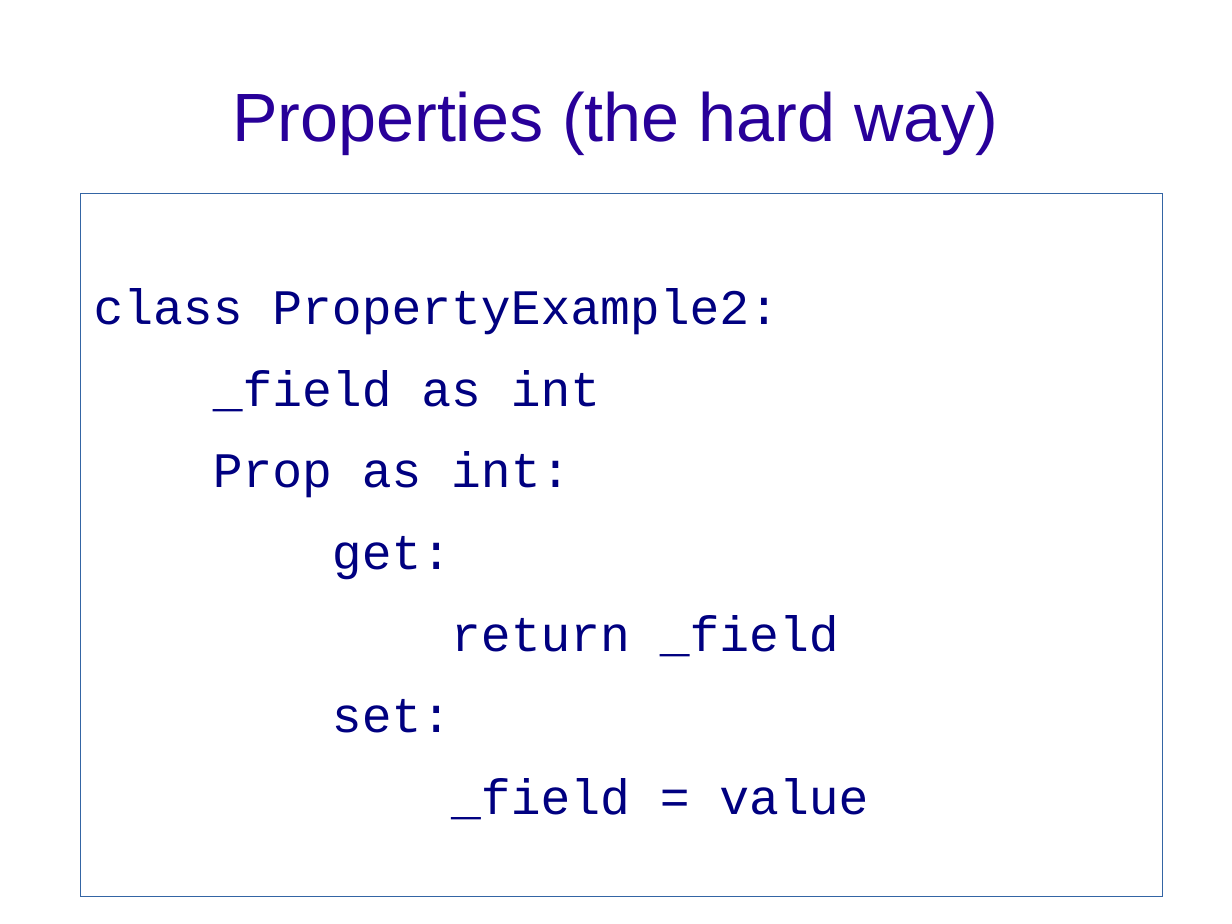
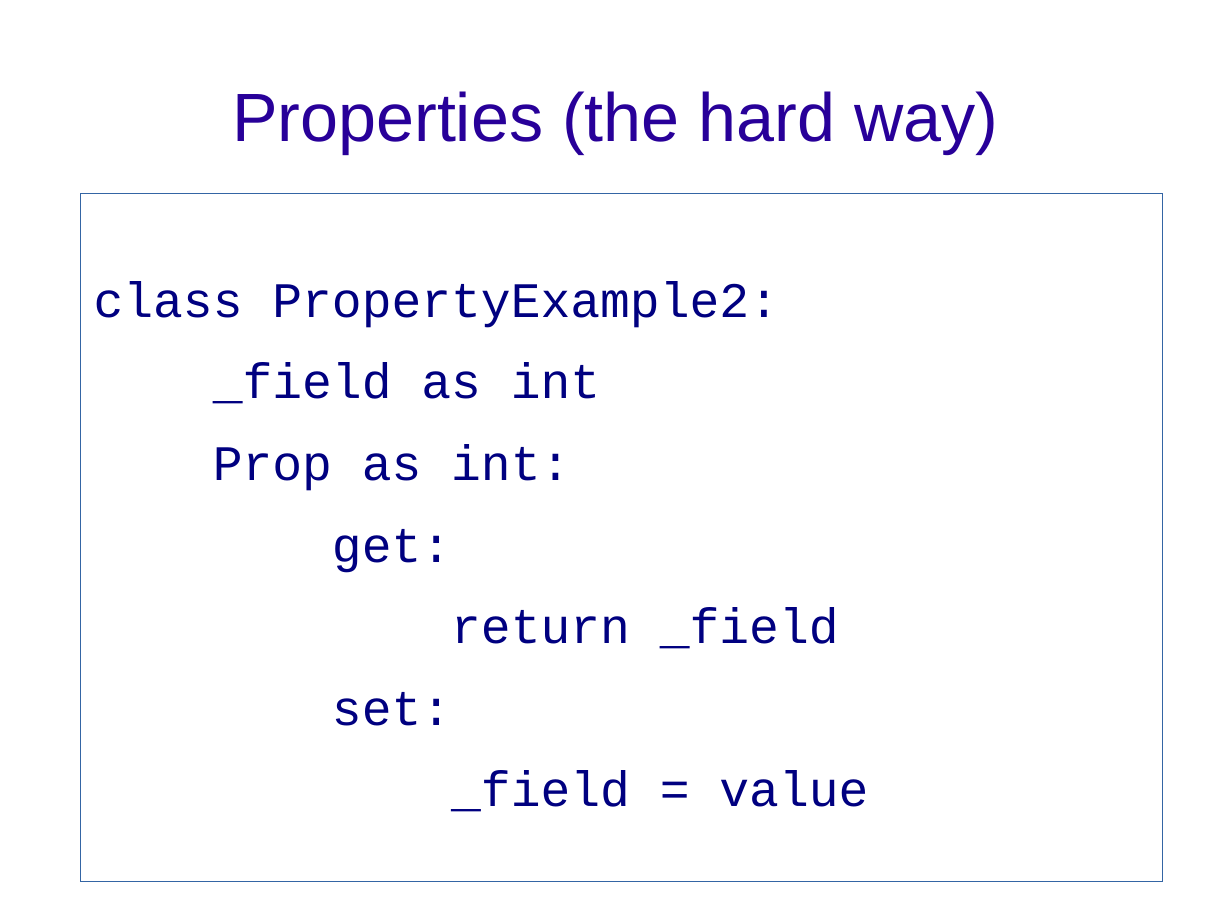
Before and after one commit to scottstephens/boo_talk, a slide deck: slide 15 of Boo.odp. Drawn at 1232x924 pixels with LibreOffice and Linux fonts; fonts in the diff are those of the drawing; background and template pictures are left out. Boxes give left, top, right and bottom in pixels: in the first picture for what was removed or moved away, otherwise in the second. Text is boxed around its words. In the diff, an @@ line names an element or a change of style, - is before the commit and + after.

```diff
--- a/Boo.odp
+++ b/Boo.odp
@@ text "class PropertyExample2:": place and size @@
-text "class PropertyExample2:" at [80, 193, 1163, 908]
+text "class PropertyExample2:" at [80, 193, 1163, 892]
```
Also in this commit, not shown: 3 other slides changed, 1 other file.
